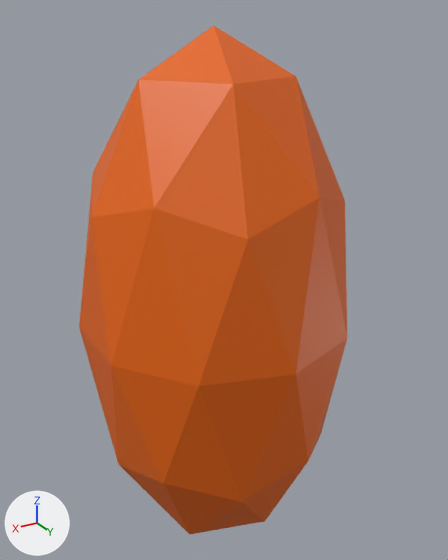
A saved change to the Blender file assets/Player.blend.
Before and after are seen from a 50 mm camera at (1.051, 1.816, 1.035) aimed at (-0.053, -0.025, 0.115). The lights are fixed; the arrows at lower left show +X, +Y and +Z.
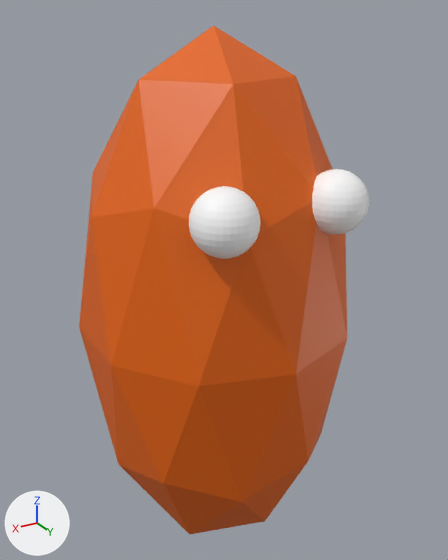
Pixel boxes [x1, y1, x2, y2] of what changed, in the pictures (448 x 560 px):
'Sphere', added: after [189, 186, 261, 259]
'Sphere.001', added: after [312, 169, 369, 235]

The change, as a list of edits to the scene's bpy script:
```text
Add mat_material_001:
    mat_material_001 = principled_material('Material.001')
    mat_material_001.base_color = (1.0, 1.0, 1.0)  # white #ffffff
Add me_sphere_001:
    me_sphere_001.from_pydata(...)  # a UV sphere (32 segments, 16 rings, poles along z) spanning x -1.0..1.0, y -1.0..1.0, z -1.0..1.0
    me_sphere_001.materials.append(mat_material_001)  # white #ffffff
Add ob_sphere_001:
    ob_sphere_001 = bpy.data.objects.new('Sphere.001', me_sphere_001)
    ob_sphere_001.location = (-0.2, 0.4, 0.5)
    ob_sphere_001.scale = (0.1, 0.1, 0.1)
Add ob_sphere:
    ob_sphere = bpy.data.objects.new('Sphere', me_sphere_001.copy())
    ob_sphere.location = (0.2, 0.4, 0.5)
    ob_sphere.scale = (0.1, 0.1, 0.1)
```
